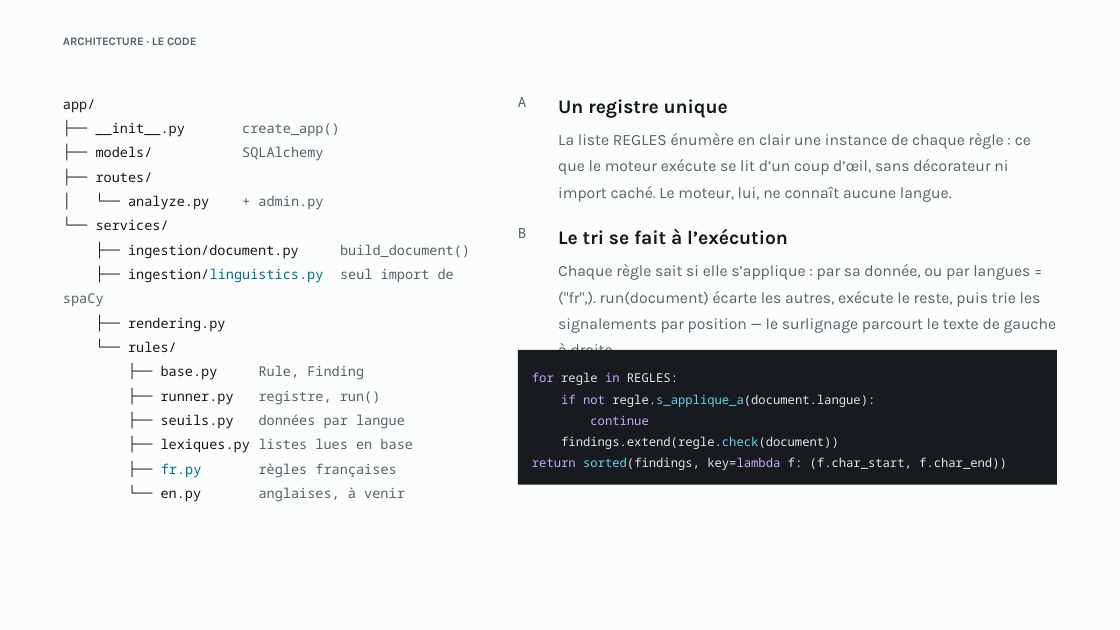
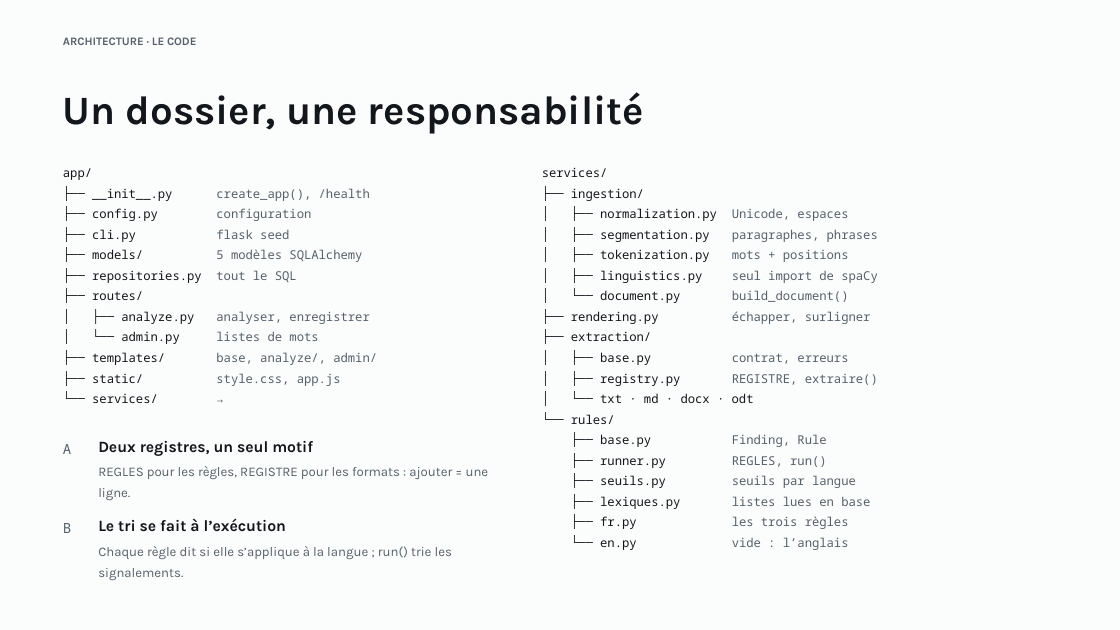
Before and after one commit to lhubeaux/final_project, a slide deck: slide 11 of docs/soutenance.pptx (slide 10 before the commit). Drawn at 1120x630 pixels with LibreOffice and Linux fonts; fonts in the diff are those of the drawing. Boxes give left, top, right and bottom in pixels: in the first picture for what was removed or moved away, otherwise in the second. Text is boxed around its words. In the diff, an @@ line names an element or a change of style, - is before the commit and + after.

```diff
--- a/docs/soutenance.pptx
+++ b/docs/soutenance.pptx
@@ text added at <box>63,92,644,134</box>, 34.5 pt, text #13171B, bold @@
+Un dossier, une responsabilité
@@ text at <box>63,168,143,300</box>: size 11.6 to 10.5 pt in "app/", "├── routes/"; line spacing 1.5 to 1.4 @@
@@ text "app/": place and size @@
-text "app/" at <box>63,99,470,502</box>
+text "app/" at <box>63,168,377,403</box>
@@ text added at <box>542,167,878,550</box>, 10.5 pt, text #13171B @@
+services/
+├── ingestion/
+│ ├── normalization.py Unicode, espaces
+│ ├── segmentation.py paragraphes, phrases
+│ ├── tokenization.py mots + positions
+│ ├── linguistics.py seul import de spaCy
+│ └── document.py build_document()
+├── rendering.py échapper, surligner
+├── extraction/
+│ ├── base.py contrat, erreurs
+│ ├── registry.py REGISTRE, extraire()
+│ └── txt · md · docx · odt
+└── rules/
+├── base.py Finding, Rule
+├── runner.py REGLES, run()
+├── seuils.py seuils par langue
+├── lexiques.py listes lues en base
+├── fr.py les trois règles
+└── en.py vide : l’anglais
@@ text at <box>92,188,370,283</box>: text changed; size 11.6 to 10.5 pt; text colour #13171B to #56616A @@
-├── __init__.py create_app()
-├── models/ SQLAlchemy
+├── __init__.py create_app(), /health
+├── config.py configuration
+├── cli.py flask seed
+├── models/ 5 modèles SQLAlchemy
+├── repositories.py tout le SQL
@@ text at <box>92,311,377,403</box>: text changed; size 11.6 to 10.5 pt; text colour #13171B to #56616A @@
-│ └── analyze.py + admin.py
-└── services/
-├── ingestion/document.py build_document()
-├── ingestion/linguistics.py seul import de spaCy
-├── rendering.py
-└── rules/
-├── base.py Rule, Finding
-├── runner.py registre, run()
-├── seuils.py données par langue
-├── lexiques.py listes lues en base
-├── fr.py règles françaises
-└── en.py anglaises, à venir
+│ ├── analyze.py analyser, enregistrer
+│ └── admin.py listes de mots
+├── templates/ base, analyze/, admin/
+├── static/ style.css, app.js
+└── services/ →
@@ rectangle removed at <box>518,350,1058,485</box> @@
@@ text removed at <box>532,372,1007,470</box> @@
-for regle in REGLES:
-if not regle.s_applique_a(document.langue):
-continue
-findings.extend(regle.check(document))
-return sorted(findings, key=lambda f: (f.char_start, f.char_end))
@@ text "A": place and size @@
-text "A" at <box>518,97,526,107</box>
+text "A" at <box>63,444,71,454</box>
@@ text at <box>98,441,489,500</box>: text changed; size 13.5 to 11.2 pt @@
-Un registre unique
-La liste REGLES énumère en clair une instance de chaque règle : ce que le moteur exécute se lit d’un coup d’œil, sans décorateur ni import caché. Le moteur, lui, ne connaît aucune langue.
+Deux registres, un seul motif
+REGLES pour les règles, REGISTRE pour les formats : ajouter = une ligne.
@@ text "B": place and size @@
-text "B" at <box>518,228,526,238</box>
+text "B" at <box>63,523,71,533</box>
@@ text at <box>98,518,286,532</box>: size 16.5 to 13.5 pt in "Le tri se fait à l’exécution"; line spacing 1.35 to 1.2; less space between paragraphs @@
@@ text "Le tri se fait à ...": place and size @@
-text "Le tri se fait à ..." at <box>558,229,1057,350</box>
+text "Le tri se fait à ..." at <box>98,518,452,580</box>
@@ text at <box>98,546,452,580</box>: text changed; size 13.5 to 11.2 pt @@
-Chaque règle sait si elle s’applique : par sa donnée, ou par langues = ("fr",). run(document) écarte les autres, exécute le reste, puis trie les signalements par position — le surlignage parcourt le texte de gauche à droite.
+Chaque règle dit si elle s’applique à la langue ; run() trie les signalements.
```
Also in this commit, not shown: 8 other slides changed, 2 slides added, 2 slides removed, 1 other file.
